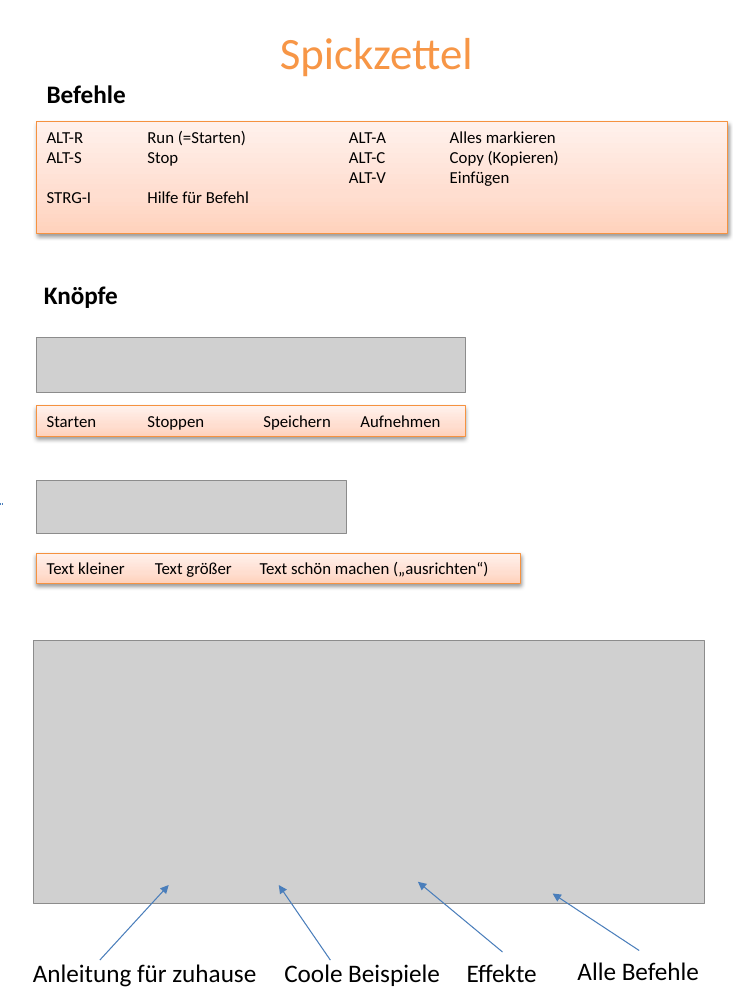
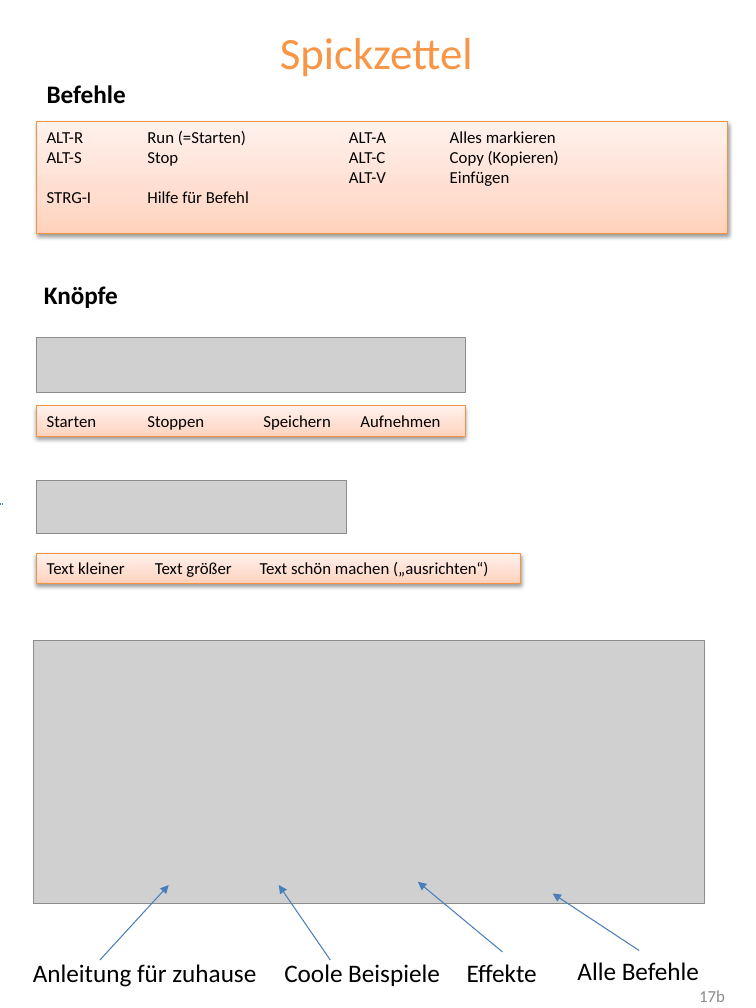
Before and after one commit to Devoxx4KidsDE/SonicPI, a slide deck: slide 17 of documentation/Sonic PI Workshop.pptx (slide 16 before the commit). Drawn at 756x1008 pixels with LibreOffice and Linux fonts; fonts in the diff are those of the drawing; grey boxes stand for pictures; background and template pictures are left out. Boxes give left, top, right and bottom in pixels: in the first picture for what was removed or moved away, otherwise in the second. Text is boxed around its words. In the diff, an @@ line names an element or a change of style, - is before the commit and + after.

```diff
--- a/documentation/Sonic PI Workshop.pptx
+++ b/documentation/Sonic PI Workshop.pptx
@@ rectangle resized from (x1=4, y1=111, x2=756, y2=1008) to (x1=4, y1=111, x2=756, y2=989) @@
@@ page number added at (x1=699, y1=990, x2=725, y2=1002), 12 pt, text #8C8C8C @@
+17b
```
Also in this commit, not shown: 11 other slides changed, 2 slides added, 1 slide removed, 4 other files.
